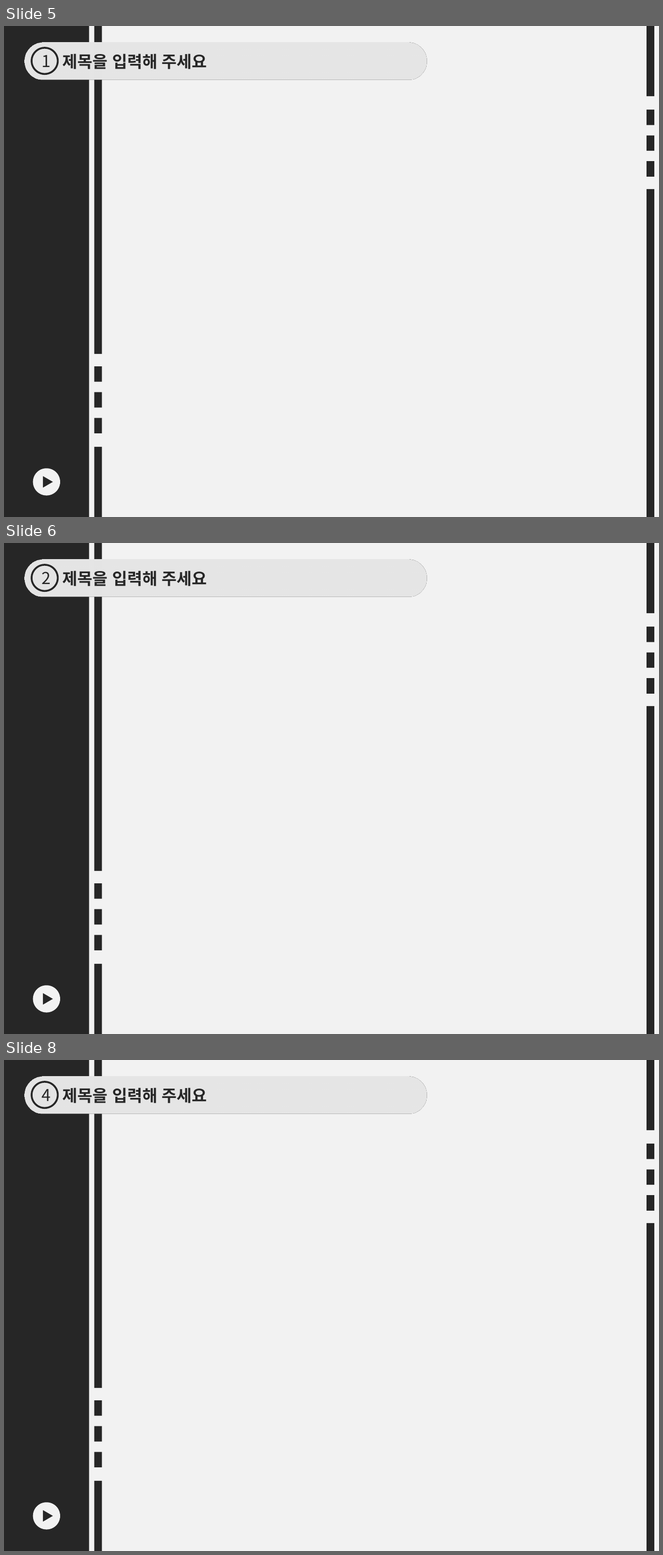
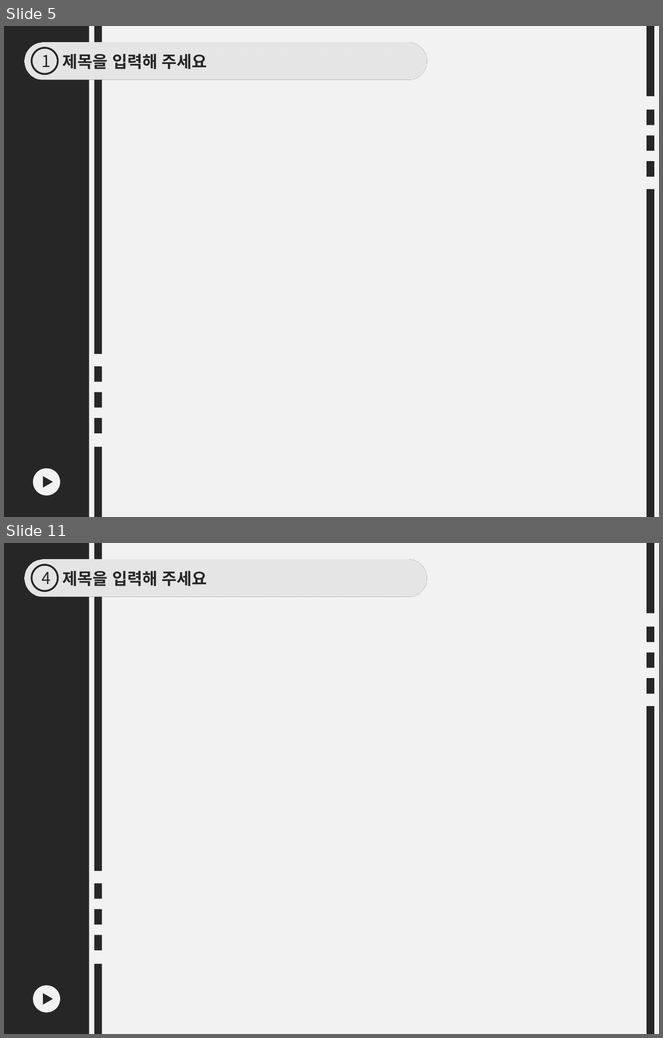
Before and after one commit to changwoon2/mapo-movie, a slide deck: 임창운_마포무비 PPT 템플릿.pptx. Shown one above the other, each under a label of ours: slides 5, 6 and 8 before the commit, slides 5 and 11 after it; the slides between them are not shown. The pictures are 663x1555 and 663x1038 pixels, drawn with LibreOffice and Linux fonts; fonts in the diff are those of the drawing. Boxes give left, top, right and bottom in pixels: in the first picture for what was removed or moved away, otherwise in the second. Text is boxed around its words. In the diff, an @@ line names an element or a change of style, - is before the commit and + after.

```diff
--- a/임창운_마포무비 PPT 템플릿.pptx
+++ b/임창운_마포무비 PPT 템플릿.pptx
@@ slide 6 removed at (4, 543, 659, 1034), background #F2F2F2 @@
@@ rectangle removed at (4, 543, 89, 1034) @@
@@ group removed at (647, 543, 655, 1034): 5 rectangles @@
@@ rounded rectangle removed at (24, 560, 427, 597) @@
-제목을 입력해 주세요
@@ ellipse removed at (32, 565, 58, 591) @@
-2
@@ group removed at (94, 543, 102, 1034): 5 rectangles @@
@@ ellipse removed at (33, 986, 60, 1014) @@
@@ triangle removed at (42, 994, 52, 1005) @@
@@ what was slide 8 is now slide 11 @@
```
Also in this commit, not shown: 3 slides changed, 4 slides added.
